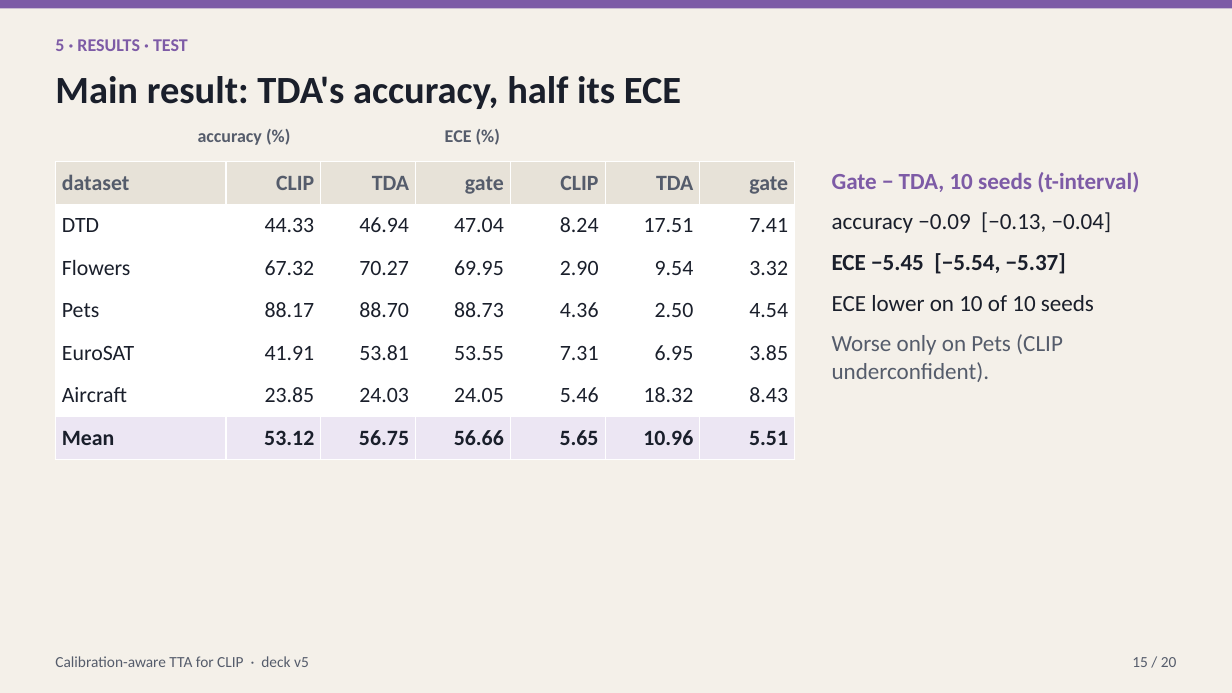
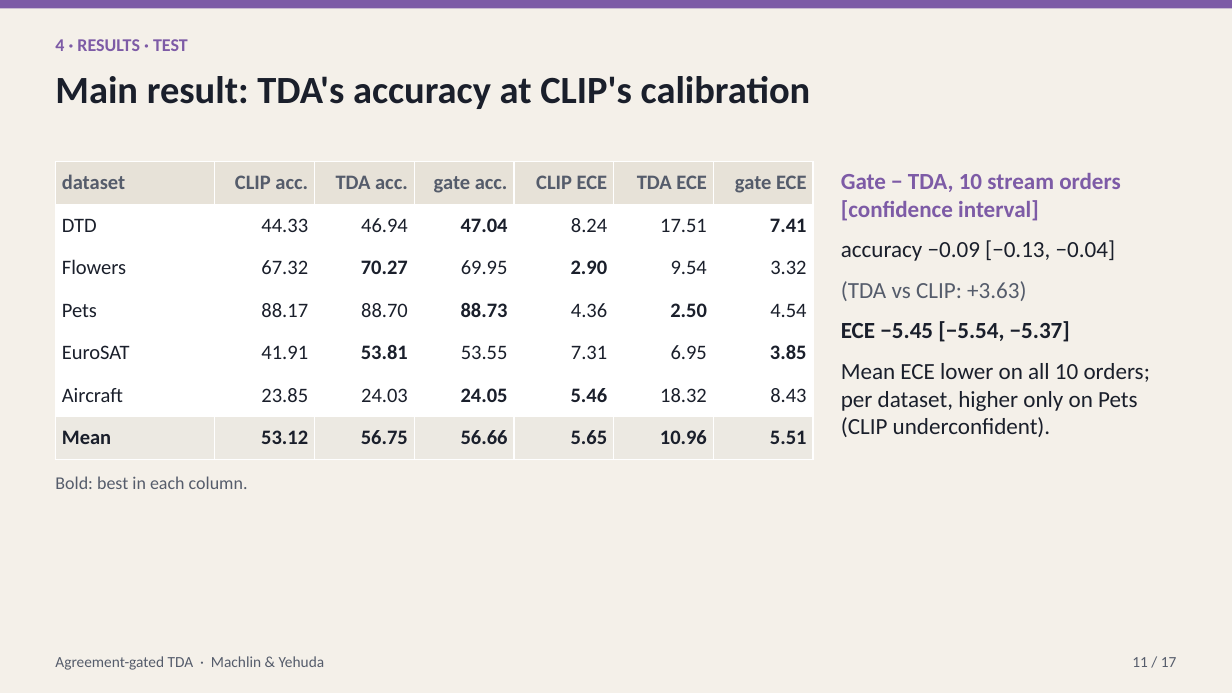
Before and after one commit to macwave12/deep_project_calibration_aware_tta, a slide deck: slide 11 of presentation/calibration_aware_tta.pptx (slide 15 before the commit). Drawn at 1232x693 pixels with LibreOffice and Linux fonts; fonts in the diff are those of the drawing. Boxes give left, top, right and bottom in pixels: in the first picture for what was removed or moved away, otherwise in the second. Text is boxed around its words. In the diff, an @@ line names an element or a change of style, - is before the commit and + after.

```diff
--- a/presentation/calibration_aware_tta.pptx
+++ b/presentation/calibration_aware_tta.pptx
@@ text at <box>55,39,188,51</box>: text changed @@
-5 · RESULTS · TEST
+4 · RESULTS · TEST
@@ text at <box>55,76,811,109</box>: text changed @@
-Main result: TDA's accuracy, half its ECE
+Main result: TDA's accuracy at CLIP's calibration
@@ text removed at <box>198,130,472,145</box> @@
-accuracy (%) ECE (%)
@@ table at <box>55,162,814,459</box> @@
-row 1: dataset | CLIP | TDA | gate | CLIP | TDA | gate
+row 1: dataset | CLIP acc. | TDA acc. | gate acc. | CLIP ECE | TDA ECE | gate ECE
@@ fill #ECE6F3 to #ECE9E2 in row 7 @@
@@ size 17 to 16 pt in "dataset", "DTD", "44.33", "46.94" and 39 more places @@
@@ bold on in "47.04", "7.41", "70.27", "2.90" and 6 more places @@
@@ table: place and size @@
-table at <box>55,162,798,459</box>
+table at <box>55,162,814,459</box>
@@ text at <box>841,173,1120,221</box>: text changed @@
-Gate − TDA, 10 seeds (t-interval)
+Gate − TDA, 10 stream orders [confidence interval]
@@ text "Gate − TDA, 10 stream ...": place and size @@
-text "Gate − TDA, 10 stream ..." at <box>832,172,1139,382</box>
+text "Gate − TDA, 10 stream ..." at <box>841,173,1150,437</box>
@@ text at <box>841,281,1026,301</box>: paragraph added @@
+(TDA vs CLIP: +3.63)
@@ text at <box>841,363,1150,437</box>: text changed; text colour #555C6B to #1A1F2B @@
-ECE lower on 10 of 10 seeds
-Worse only on Pets (CLIP underconfident).
+Mean ECE lower on all 10 orders; per dataset, higher only on Pets (CLIP underconfident).
@@ text added at <box>55,476,248,489</box>, 14 pt, text #555C6B @@
+Bold: best in each column.
@@ text at <box>55,656,325,670</box>: text changed @@
-Calibration-aware TTA for CLIP · deck v5
+Agreement-gated TDA · Machlin & Yehuda
@@ text at <box>1132,657,1177,667</box>: text changed @@
-15 / 20
+11 / 17
```
Also in this commit, not shown: 14 other slides changed, 5 slides added, 14 slides removed, 50 other files.
